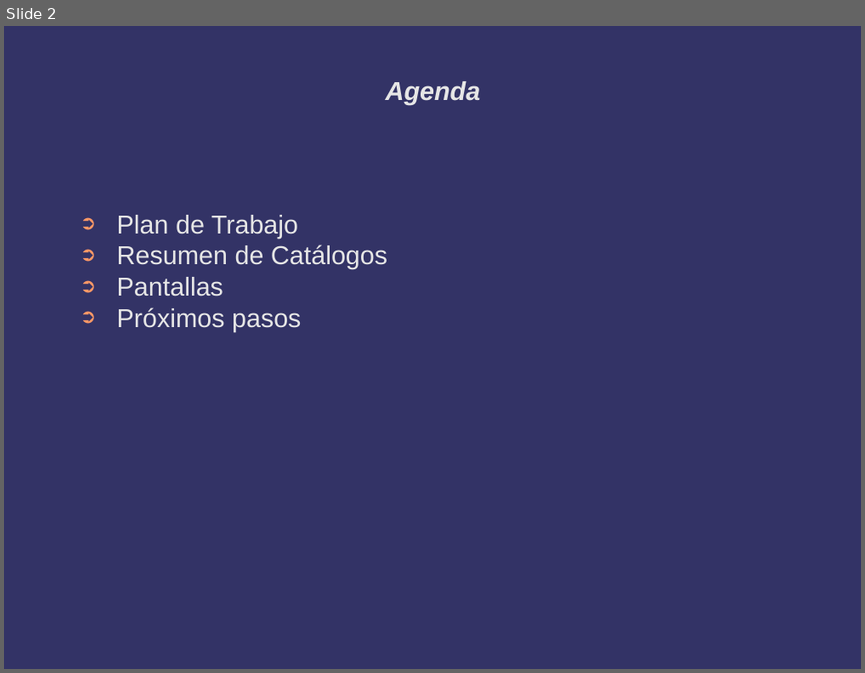
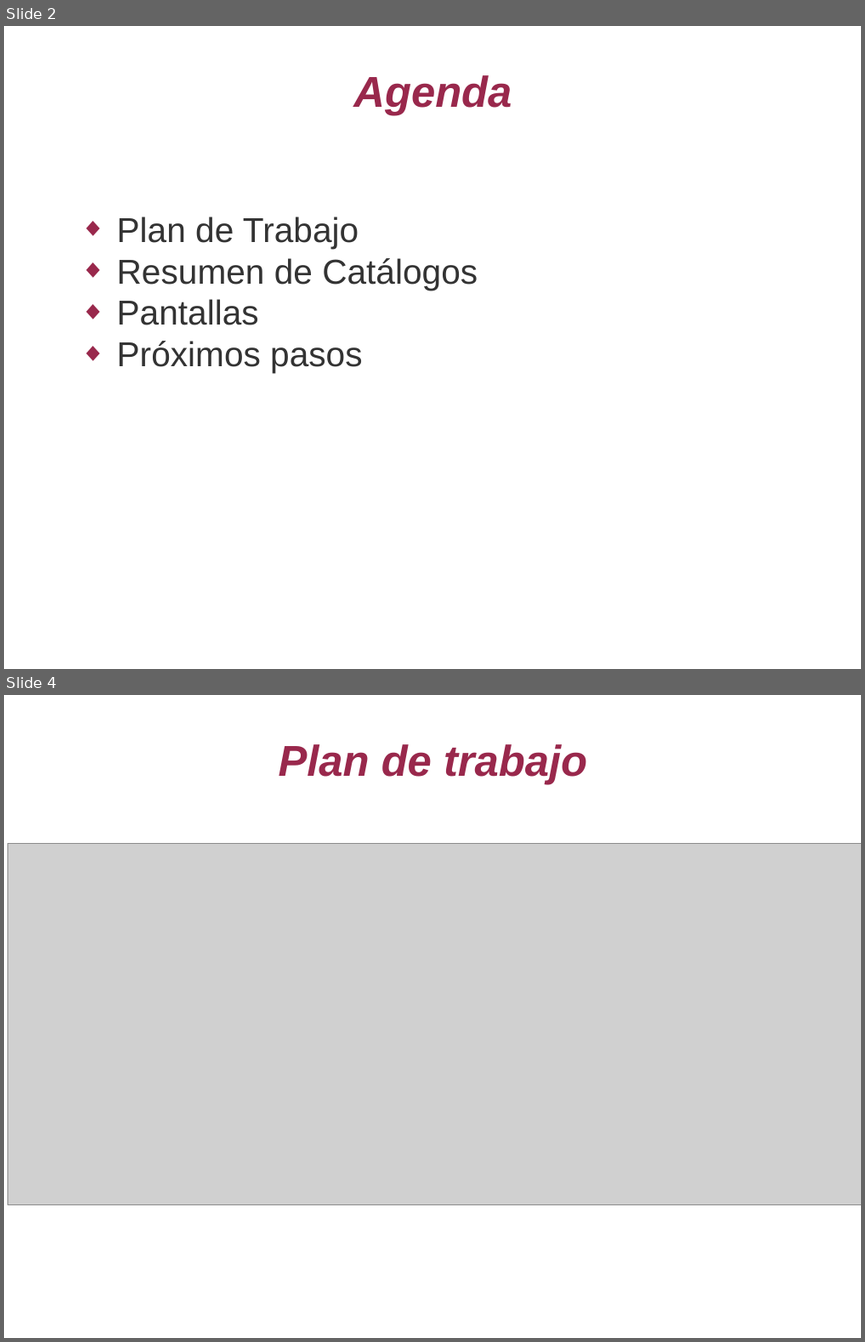
Before and after one commit to jas12345/ASN, a slide deck: Documentos/Avances ASN 20190321.odp. Shown one above the other, each under a label of ours: slide 2 before the commit, slides 2 and 4 after it; the slides between them are not shown. The pictures are 865x673 and 865x1342 pixels, drawn with LibreOffice and Linux fonts; fonts in the diff are those of the drawing; grey boxes stand for pictures; background and template pictures are left out. Boxes give left, top, right and bottom in pixels: in the first picture for what was removed or moved away, otherwise in the second. Text is boxed around its words. In the diff, an @@ line names an element or a change of style, - is before the commit and + after.

```diff
--- a/Documentos/Avances ASN 20190321.odp
+++ b/Documentos/Avances ASN 20190321.odp
@@ slide 4 added at (4,695,861,1338), background #FFFFFF @@
@@ title added at (279,744,587,784), 40 pt, text #99284C, bold, italic @@
+Plan de trabajo
@@ picture added at (7,844,861,1205) @@
@@ slide 2 changed as well @@
@@ background #333366 to #FFFFFF @@
@@ title "Agenda" at (353,75,511,115): size 24 to 40 pt, text colour #E6E6E6 to #99284C @@
@@ text "Plan de Trabajo" at (117,216,477,373): size 24 to 32 pt, text colour #E6E6E6 to #333333; bullet ➲ to ◆; bullet colour #FF9966 to #99284C @@
```
Also in this commit, not shown: 5 other slides changed, 22 other slides added, 2 slides removed, 1 other file.
